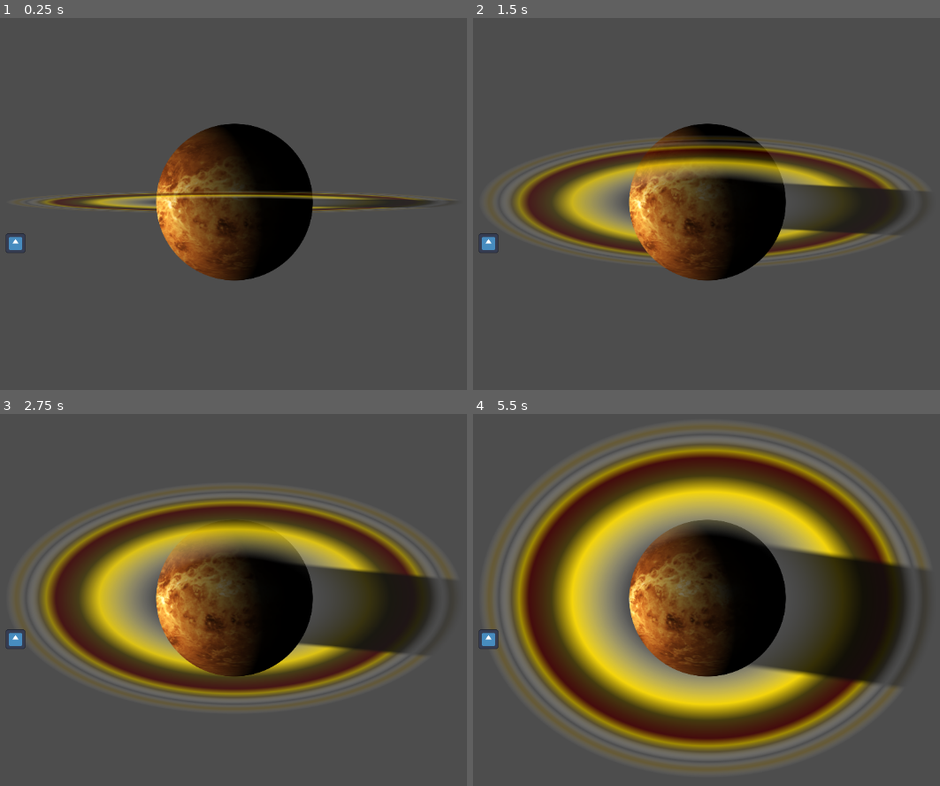
Above: before the commit, frames 1-4 (two rows, left to right).
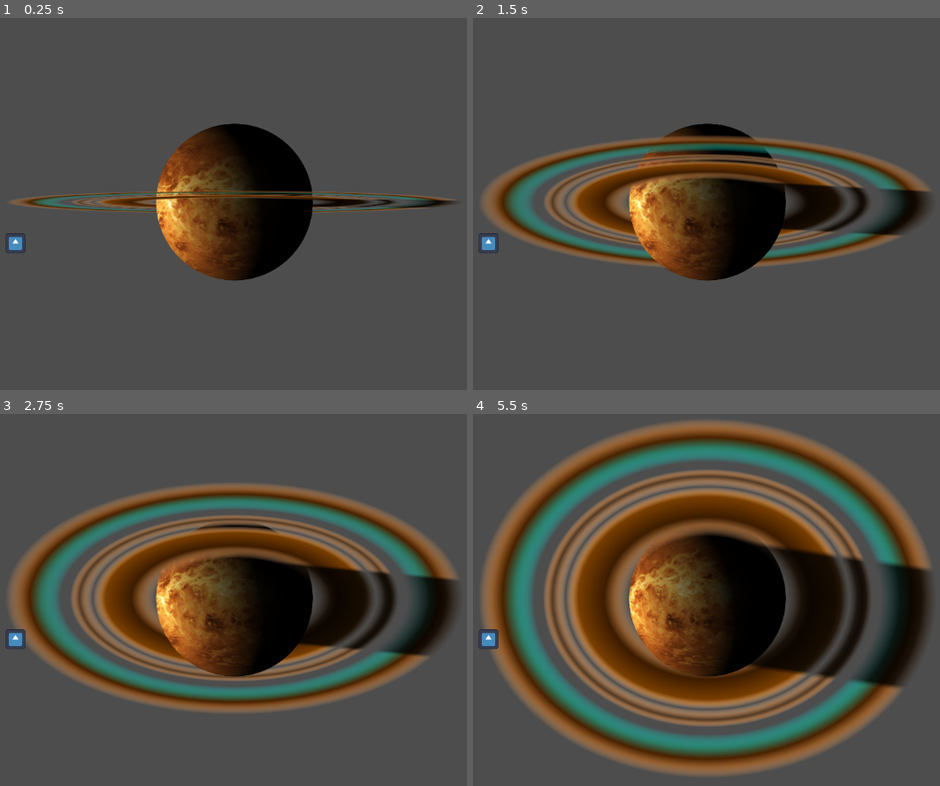
Above: after the commit, the same moments.

Repository: JohnMeadow1/Enterprise-space-shaders
Game: Godot game, scene res://scenes/PlanetTiltable.tscn
Two runs of this game, one before a commit and one after it. Both use one fixed random seed, a clock stepped at 60 frames per second and the inputs below. The project has no main scene, so this scene is started directly. The engine's default icon, where the game draws it, is replaced by a stand-in: a white triangle on a blue panel in a dark square.
Inputs:
- Up to frame 1 (0.25 s): no input
- Up to frame 2 (1.5 s): no input
- Up to frame 3 (2.75 s): no input
- Up to frame 4 (5.5 s): no input

The runs differ from the first frame. In frame 1, 2.7% of the frame differs, in the area x 2-97%, y 46-53%; in frame 2, 18%; in frame 3, 35%; in frame 4, 59%, in the area x 2-98%, y 2-97%.
Error in both runs: Invalid access to property or key 'material' on a base object of type 'Nil'. (res://scenes/PlanetTiltable.gd:37)

Commit message:
changed gradient

Diff:
--- a/source/materials/rings_gradient_1d.tres
+++ b/source/materials/rings_gradient_1d.tres
@@ -1,8 +1,8 @@
 [gd_resource type="GradientTexture1D" load_steps=2 format=3 uid="uid://dqkjttiunc4fp"]
 
 [sub_resource type="Gradient" id="Gradient_ojx04"]
-offsets = PackedFloat32Array(0, 0.376884, 0.512563, 0.663317, 0.728643, 0.778894, 0.862874, 0.910284, 0.931437, 1)
-colors = PackedColorArray(1, 1, 1, 0, 1, 0.870667, 0.03, 0.580392, 0.27, 0.22842, 0.0432, 0.568627, 0.26, 0, 0.00433327, 0.513726, 0.65, 0.563333, 0, 0.584314, 0.367419, 0.311855, 0.145161, 0.439152, 1, 1, 1, 0, 0.57, 0.471675, 0.1767, 0.219608, 0.63, 0.4725, 0, 0.188235, 1, 1, 1, 0)
+offsets = PackedFloat32Array(0, 0.162791, 0.333333, 0.419118, 0.507353, 0.569853, 0.63, 0.837209, 1)
+colors = PackedColorArray(1, 0.717333, 0.47, 0, 0.24, 0.112, 0, 1, 0.47, 0.242833, 0, 1, 1, 0.765333, 0.56, 0, 0.32, 0.226133, 0.144, 1, 1, 0.701333, 0.44, 0, 0, 1, 0.966667, 0, 0.29, 0.135333, 0, 1, 1, 0.685333, 0.41, 0)
 
 [resource]
 gradient = SubResource("Gradient_ojx04")
